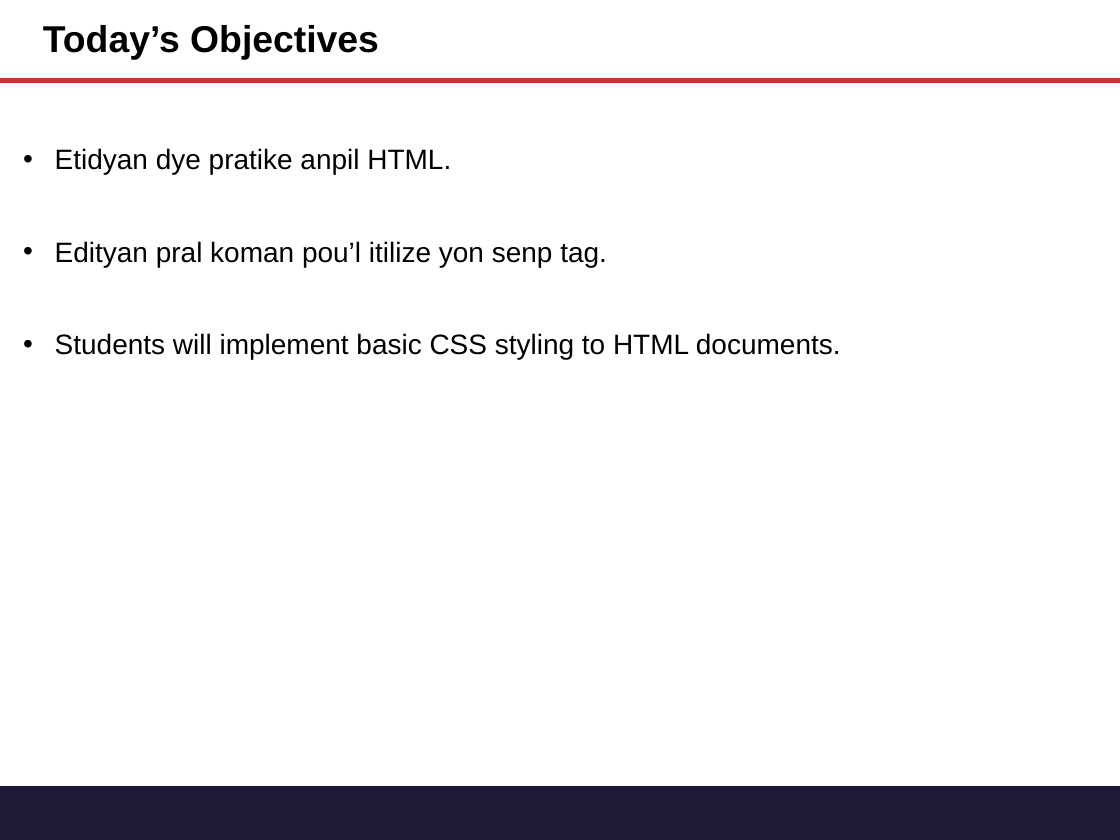
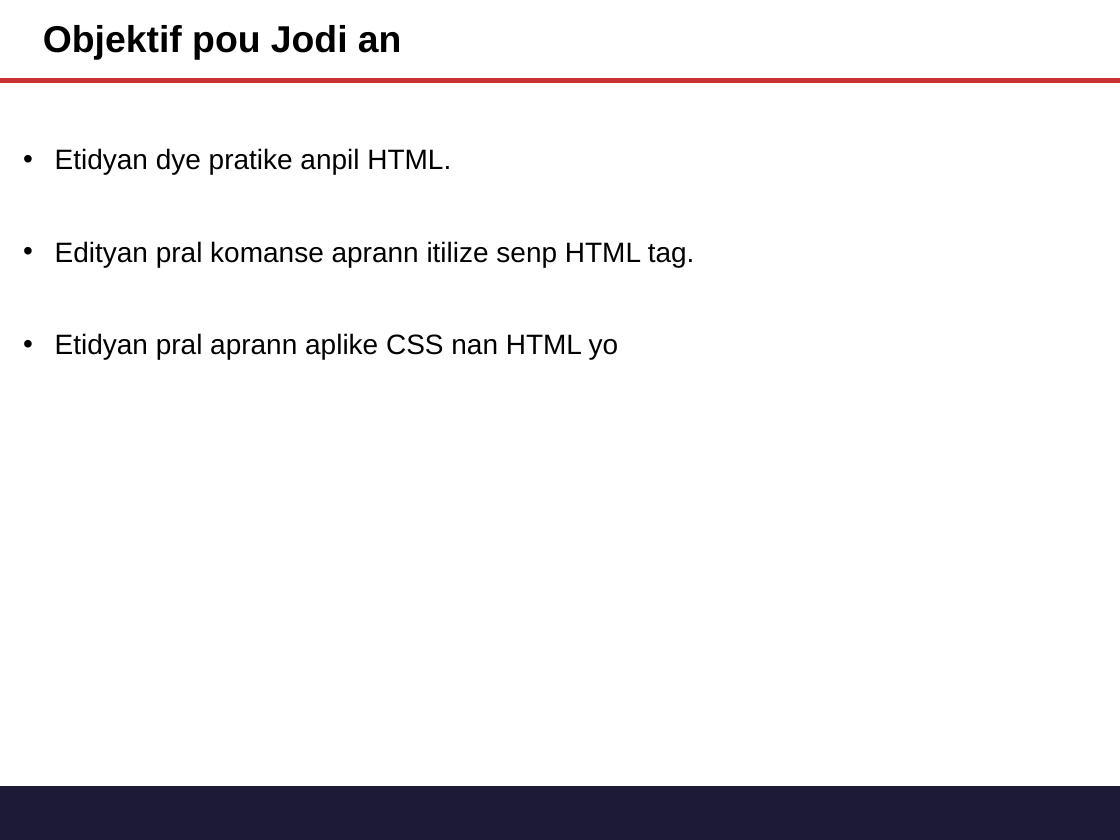
Before and after one commit to tichaiti/tichaiti-workshop, a slide deck: slide 1 of Prezantasyon/Gitn_Pro_HTML_CSS.pptx. Drawn at 1120x840 pixels with LibreOffice and Linux fonts; fonts in the diff are those of the drawing. Boxes give left, top, right and bottom in pixels: in the first picture for what was removed or moved away, otherwise in the second. Text is boxed around its words. In the diff, an @@ line names an element or a change of style, - is before the commit and + after.

Commit message:
HTML presentation complete

```diff
--- a/Prezantasyon/Gitn_Pro_HTML_CSS.pptx
+++ b/Prezantasyon/Gitn_Pro_HTML_CSS.pptx
@@ title at [43,25,402,59]: text changed @@
-Today’s Objectives
+Objektif pou Jodi an
@@ text at [55,241,695,359]: text changed @@
-• Edityan pral koman pou’l itilize yon senp tag.
-• Students will implement basic CSS styling to HTML documents.
+• Edityan pral komanse aprann itilize senp HTML tag.
+• Etidyan pral aprann aplike CSS nan HTML yo
```
Also in this commit, not shown: 8 other slides changed, 1 slide added, 1 slide removed.
